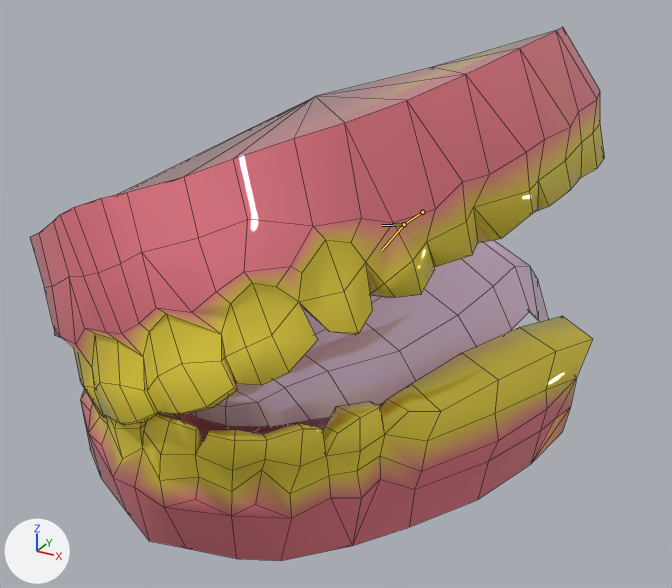
The FBX model Assets/NoAI/Mouth/Mouth1/Mouth1.fbx: old version first, new version second.
Camera for both pictures: a 50 mm camera at (0.1145, -0.2101, 0.0977) aimed at (0.0009, -0.0034, -0.0057). The axes (+X, +Y, +Z) are drawn at lower left. The lights are the same throughout. The first picture is the older version. Both versions are drawn at frame 8 of the action '아마튜어|Idle'; the numbers are the values there. The bones that bend it are drawn over the model as lines. Mesh edges are drawn as thin lines.

In view in the first picture: 'ZombieMouth'.
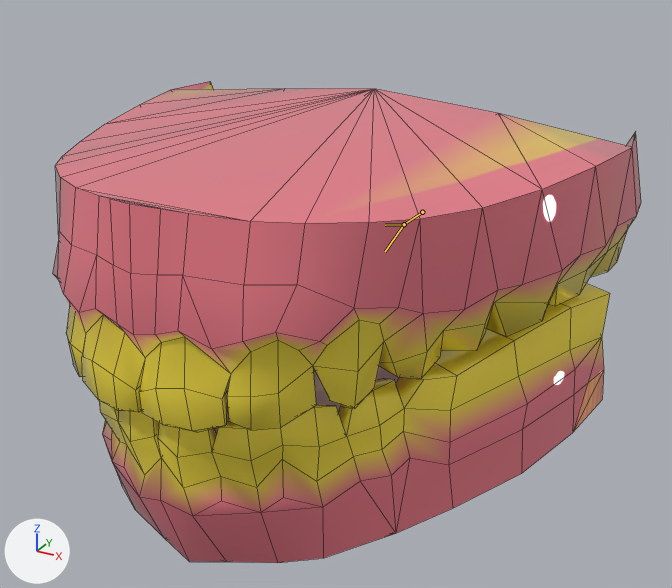
Where the change shows, as pixel boxes [x1, y1, x2, y2] in the pictures (672 x 588 px):
'ZombieMouth', posed (10% shorter): before [30, 27, 605, 561]; after [53, 82, 641, 563]
bone 'UpperJaw', root to tip: before (404, 224) to (381, 225); after (404, 224) to (385, 225)
bone 'LowerJaw', root to tip: before (404, 224) to (381, 250); after (404, 224) to (385, 251)

The edits, one by one:
Bone 'UpperJaw' (bone_upperjaw) turns from (1, 24, 6) to (0, 0, 0) degrees about its own x, y and z.
Bone 'LowerJaw' (bone_lowerjaw) turns from (0, -11, 5) to (0, 0, 0) degrees about its own x, y and z.
